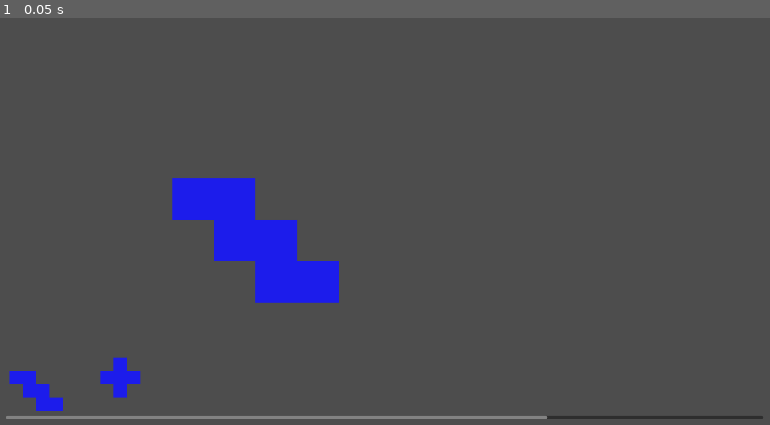
Above: before the commit, frame 1.
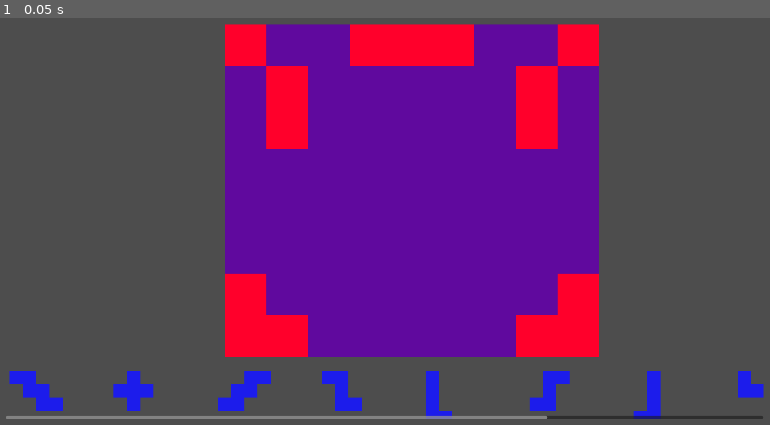
Above: after the commit, the same moment.

Repository: davis118/Toy-5-Final-GOA-Project
Game: Godot game, scene res://scene/pentomino_board.tscn
Same seed, same stepped clock (60 frames per second), same inputs: the game is played once before the commit and once after it. This scene is started directly instead of the project's main scene.
Inputs:
- Up to frame 1 (0.05 s): no input

The runs differ from the first frame. In frame 1, 43% of the frame differs, in the area x 12-100%, y 1-99%.

Commit message:
Pentomino Level Done
-Drag tiles from the bottom bar onto the game grid
-When game grid is filled, you win

Diff:
--- a/project.godot
+++ b/project.godot
@@ -50,11 +50,11 @@
 "events": [Object(InputEventKey,"resource_local_to_scene":false,"resource_name":"","device":-1,"window_id":0,"alt_press …(182 unchanged characters)…
 ]
 }
-
-[input_devices]
-
-pointing/emulate_touch_from_mouse=true
-pointing/emulate_mouse_from_touch=false
+left_mouse_button={
+"deadzone": 0.5,
+"events": [Object(InputEventMouseButton,"resource_local_to_scene":false,"resource_name":"","device":-1,"window_id":0,"alt_pressed":false,"shift_pressed":false,"ctrl_pressed":false,"meta_pressed":false,"button_mask":0,"position":Vector2(0, 0),"global_position":Vector2(0, 0),"factor":1.0,"button_index":1,"canceled":false,"pressed":false,"double_click":false,"script":null)
+]
+}
 
 [rendering]
 
--- a/scene/pentomino_board.tscn
+++ b/scene/pentomino_board.tscn
@@ -1,7 +1,8 @@
-[gd_scene load_steps=3 format=3 uid="uid://bw2l7rt0mi2c"]
+[gd_scene load_steps=4 format=3 uid="uid://bw2l7rt0mi2c"]
 
 [ext_resource type="Script" path="res://script/pentomino_board.gd" id="1_k6ydk"]
 [ext_resource type="PackedScene" uid="uid://denqkdhuwlp6h" path="res://scene/pentomino_tile.tscn" id="2_k71j1"]
+[ext_resource type="Texture2D" uid="uid://bljmf8ghkfiiy" path="res://resources/placeholder-bg.png" id="3_xdics"]
 
 [node name="pentomino" type="Control"]
 layout_mode = 3
@@ -10,6 +11,7 @@
 anchor_bottom = 1.0
 grow_horizontal = 2
 grow_vertical = 2
+mouse_filter = 2
 script = ExtResource("1_k6ydk")
 tile_scene = ExtResource("2_k71j1")
 
@@ -19,10 +21,22 @@
 offset_top = 830.0
 offset_right = 1870.0
 offset_bottom = 1030.0
+mouse_filter = 2
 horizontal_scroll_mode = 2
 
 [node name="HBoxContainer" type="HBoxContainer" parent="ScrollContainer"]
 custom_minimum_size = Vector2(50, 50)
 layout_mode = 2
+mouse_filter = 2
 theme_override_constants/separation = 200
 alignment = 1
+
+[node name="TextureRect" type="TextureRect" parent="."]
+texture_filter = 1
+layout_mode = 0
+offset_left = 576.0
+offset_top = 80.0
+offset_right = 1476.0
+offset_bottom = 880.0
+mouse_filter = 2
+texture = ExtResource("3_xdics")
--- a/scene/pentomino_piece.tscn
+++ b/scene/pentomino_piece.tscn
@@ -7,6 +7,7 @@
 size = Vector2(8, 8)
 
 [node name="pentomino_piece" type="Area2D"]
+position = Vector2(2.08165e-12, 2.08165e-12)
 script = ExtResource("1_u21gu")
 
 [node name="Sprite2D" type="Sprite2D" parent="."]
@@ -15,3 +16,5 @@
 [node name="CollisionShape2D" type="CollisionShape2D" parent="."]
 shape = SubResource("RectangleShape2D_tnsrx")
 debug_color = Color(0, 0.6, 0.7, 0.42)
+
+[connection signal="input_event" from="." to="." method="_on_input_event"]
--- a/scene/pentomino_tile.tscn
+++ b/scene/pentomino_tile.tscn
@@ -14,6 +14,7 @@
 offset_bottom = -580.0
 grow_horizontal = 2
 grow_vertical = 2
+mouse_filter = 2
 script = ExtResource("1_5h6jm")
 piece_scene = ExtResource("2_442p2")
 
--- a/script/UI.gd
+++ b/script/UI.gd
@@ -30,6 +30,7 @@
 
 func start_level(i):
 	var newlevel = levels[i].instantiate()
+	newlevel.level_won.connect(_on_play_pressed)
 	get_tree().get_root().add_child(newlevel)
 	$levelmenu.visible=false
 	pass # Replace with function body.
--- a/script/board.gd
+++ b/script/board.gd
@@ -22,7 +22,7 @@
 var game_state = GAME_STATES.NOT_STARTED
 
 signal game_started
-signal game_won
+signal level_won
 signal moves_updated
 
 func gen_board():
@@ -119,7 +119,7 @@
 	var is_solved = is_board_solved()
 	if is_solved:
 		game_state = GAME_STATES.WON
-		emit_signal("game_won")
+		emit_signal("level_won")
 		print("won")
 
 func check_solvable(temp_board: Array):
--- a/script/pentomino_board.gd
+++ b/script/pentomino_board.gd
@@ -3,25 +3,49 @@
 @export var tile_scene: PackedScene
 
 #data for the board
-var board = []
+const width = 9
+const height = 8
+
+var solution = [
+	[0,1,1,0,0,0,1,1,0],
+	[1,0,1,1,1,1,1,0,1],
+	[1,0,1,1,1,1,1,0,1],
+	[1,1,1,1,1,1,1,1,1],
+	[1,1,1,1,1,1,1,1,1],
+	[1,1,1,1,1,1,1,1,1],
+	[0,1,1,1,1,1,1,1,0],
+	[0,0,1,1,1,1,1,0,0]
+]
+
+var filled = []
 #array of tile entities
 var tiles = []
 var previewtiles = []
 
+@onready var start = $TextureRect.position
+
+signal level_won()
 
 # Called when the node enters the scene tree for the first time.
 func _ready():
-	var tile = tile_scene.instantiate()
-	tile.generate(shared.cells[0])
-	tiles.append(tile)
-	add_child(tile)
-	tile.position = Vector2(500, 500)
 
+	#var tile = tile_scene.instantiate()
+	#tile.generate(shared.cells[0])
+	#tile.placed = true
+	#tiles.append(tile)
+	#add_child(tile)
+	#tile.position = Vector2(500, 500)
+	var i=0
 	for cell in shared.cells:
+		filled.append([])
 		var previewtile = tile_scene.instantiate()
+		previewtile.id = i
+		i+=1
 		previewtile.generate(cell)
 		previewtiles.append(previewtile)
 		previewtile.change_size(32)
+		previewtile.kms.connect(tilepop)
+		previewtile.placed = false
 		var centercontainer = CenterContainer.new()
 		$ScrollContainer/HBoxContainer.add_child(centercontainer)
 		centercontainer.add_child(previewtile)
@@ -33,3 +57,43 @@
 # Called every frame. 'delta' is the elapsed time since the previous frame.
 func _process(delta):
 	pass
+
+func tilepop(tile_data, pos, pickoffset, id):
+	#print(tile_data)
+	#print(pos)
+	var tile = tile_scene.instantiate()
+	tile.generate(tile_data)
+	tile.global_position = pos
+	tile.placed=true
+	tile.moving=true
+	tile.pickoffset = pickoffset
+	tile.id = id
+	tile.checkwin.connect(checkwin)
+	tiles.append(tile)
+	add_child(tile)
+
+func checkwin(tile_data, pos, id):
+	#i love sphagetti mamma mia!
+	print("tiledata: " , str(tile_data))
+	var corner = ((pos-start-Vector2(50,50))/100).round()
+	filled[id]=[]
+	for i in tile_data:
+		filled[id].append(i+corner)
+	print(filled)
+	var tempfilled = []
+	for i in range(height):
+		tempfilled.append([])
+		for j in range(width):
+			tempfilled[i].append(0)
+	for i in filled:
+		for j in i:
+			tempfilled[j.y][j.x]=1
+	var solved = true
+	for i in range(height):
+		for j in range(width):
+			if (solution[i][j]==1 and tempfilled[i][j] != 1):
+				solved = false
+	if solved:
+		print("you won")
+		emit_signal("level_won")
+		queue_free()
--- a/script/pentomino_piece.gd
+++ b/script/pentomino_piece.gd
@@ -1,6 +1,9 @@
 extends Node2D
 
 var coords
+
+signal picked
+signal dropped
 
 # Called when the node enters the scene tree for the first time.
 func _ready():
@@ -18,3 +21,15 @@
 	var ratio = (Vector2(new_size, new_size) / $Sprite2D.texture.get_size())
 	$Sprite2D.set_scale(ratio)
 	$CollisionShape2D.set_scale(ratio)
+
+
+func _on_input_event(viewport, event, shape_idx):
+	#print(event)
+	if event is InputEventMouseButton:
+		if event.button_index==1:
+			if event.pressed:
+				emit_signal("picked")
+
+
+
+	pass # Replace with function body.
--- a/script/pentomino_tile.gd
+++ b/script/pentomino_tile.gd
@@ -1,22 +1,36 @@
 extends Control
+
+const FOLLOW_SPEED=25
 
 var tile_data
 var pieces = []
 var tile_size = 100
+var moving = false
+var pickoffset
+var placed
+var debug = false
+var id
+
+signal kms(tile_data: Array, pos, pickoffset: Vector2, id)
+signal checkwin(tile_data: Array, pos: Vector2, id)
+
 @export var piece_scene: PackedScene
 
 # Called when the node enters the scene tree for the first time.
 func _ready():
 	pass # Replace with function body.
 
-func generate(tile_data):
+func generate(new_tile_data):
+	tile_data=new_tile_data
 	for cell in tile_data:
 		var piece = piece_scene.instantiate()
 		piece.set_size(tile_size)
 		piece.position = cell * tile_size
 		piece.coords = cell
+		piece.picked.connect(picked)
 		add_child(piece)
 		pieces.append(piece)
+
 
 func change_size(new_size):
 	tile_size = new_size
@@ -30,11 +44,21 @@
 
 # Called every frame. 'delta' is the elapsed time since the previous frame.
 func _process(delta):
-	pass
+	if moving:
+		if not Input.is_action_pressed("left_mouse_button"):
+			emit_signal("checkwin", tile_data, global_position, id)
+			moving=false
+		else:
+			#global_position = position.lerp(get_global_mouse_position() + pickoffset, delta*FOLLOW_SPEED)
+			global_position = get_global_mouse_position() + pickoffset
 
 func initialize (i):
 	pass
 
-
-func _on_mouse_entered():
-	print("entered")
+func picked():
+	pickoffset = global_position - get_global_mouse_position()
+	if not placed:
+		emit_signal("kms", tile_data, global_position, pickoffset, id)
+		queue_free()
+	else:
+		moving = true
--- a/script/shared.gd
+++ b/script/shared.gd
@@ -1,28 +1,29 @@
 extends Node
 
 var cells = [
+	#topleft is 0,0
 	#1
 	[Vector2(0,0), Vector2(1,0), Vector2(1,1), Vector2(2,1), Vector2(2,2), Vector2(3,2)],
 	#2
-	[Vector2(0,0),Vector2(-1,0),Vector2(0,-1),Vector2(1,0),Vector2(0,1)],
+	[Vector2(1,1), Vector2(0,1), Vector2(1,0), Vector2(2,1), Vector2(1,2)],
 	#3
-	[],
+	[Vector2(0,2), Vector2(1,2), Vector2(1,1), Vector2(2,1), Vector2(2,0), Vector2(3,0)],
 	#4
-	[],
+	[Vector2(0,0), Vector2(1,0), Vector2(1,1), Vector2(1,2), Vector2(2,2)],
 	#5
-	[],
+	[Vector2(0,0), Vector2(0,1), Vector2(0,2), Vector2(0,3), Vector2(1,3)],
 	#6
-	[],
+	[Vector2(0,2), Vector2(1,2), Vector2(1,1), Vector2(1,0), Vector2(2,0)],
 	#7
-	[],
+	[Vector2(0,3), Vector2(1,3), Vector2(1,2), Vector2(1,1), Vector2(1,0)],
 	#8
-	[],
+	[Vector2(0,0), Vector2(0,1), Vector2(1,1), Vector2(2,1), Vector2(2,0)],
 	#9
-	[],
+	[Vector2(1,1), Vector2(0,1), Vector2(1,0), Vector2(2,1), Vector2(1,2)],
 	#10
-	[],
+	[Vector2(0,0), Vector2(1,0), Vector2(1,1), Vector2(1,2), Vector2(2,1)],
 	#11
-	[],
+	[Vector2(0,1), Vector2(1,1), Vector2(1,2), Vector2(1,0), Vector2(2,0)],
 ]
 
 
Binary file added: resources/placeholder-bg.png
Not shown, added: resources/placeholder-bg.png.import
